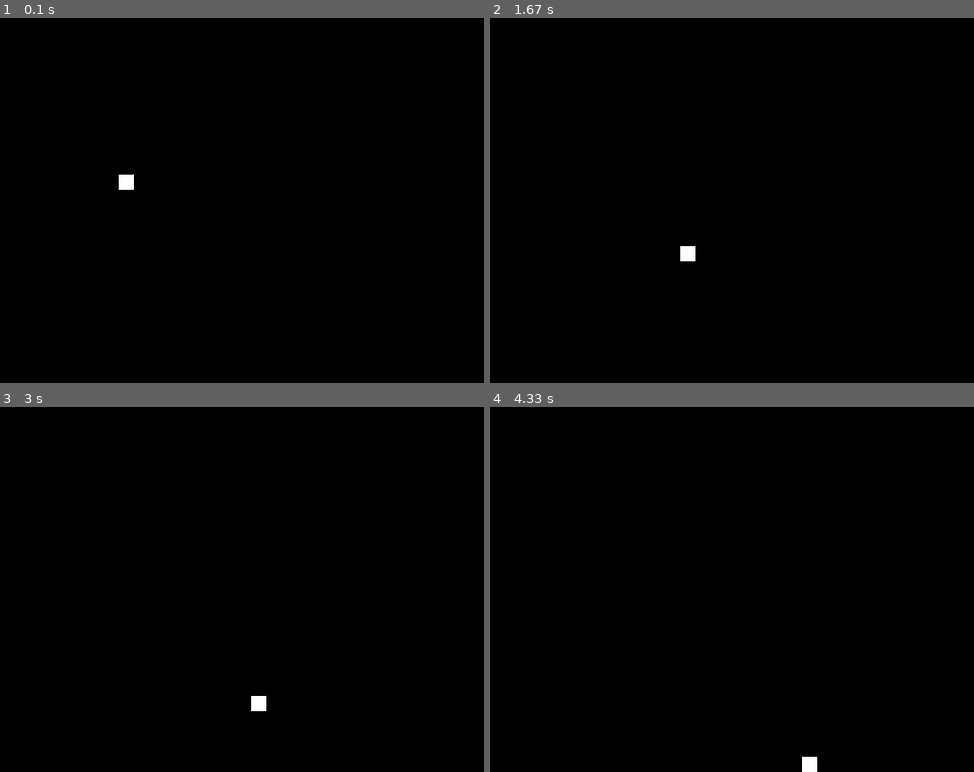
Above: before the commit, frames 1-4 (two rows, left to right).
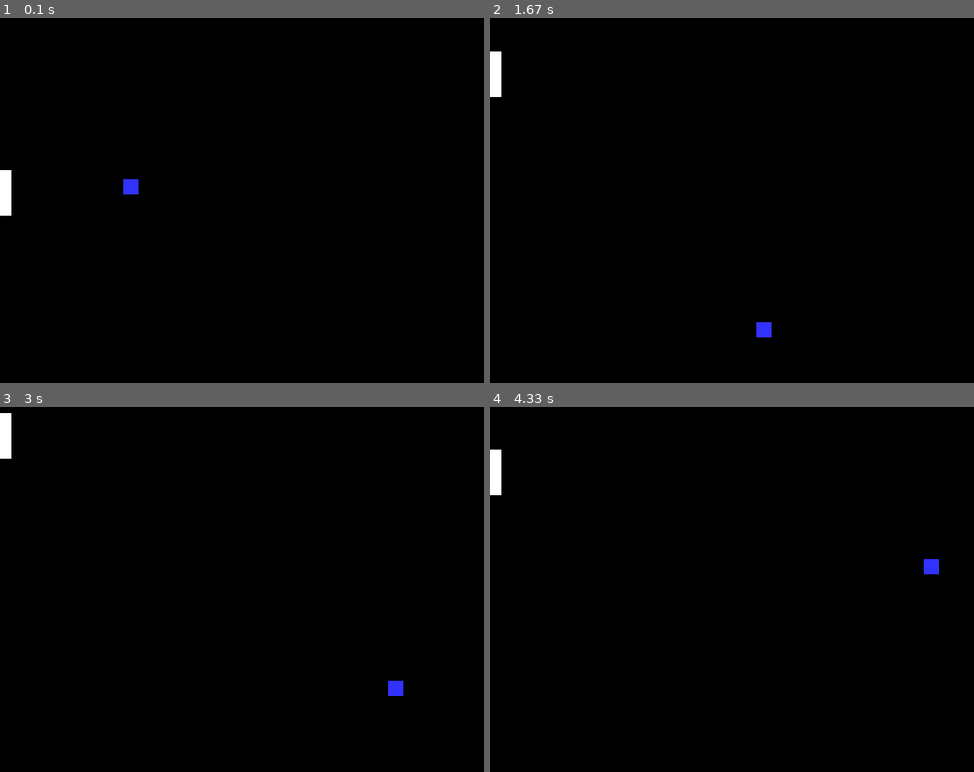
Above: after the commit, the same moments.

Repository: Lazar-Djukovic/Lazar-Djukovic-schoolwork
Game: pygame game, started from pygame/pong versions/pong_2.py
The game is run twice, just before and just after one commit, with the same random seed, the same clock (stepped at 60 frames per second) and the same inputs.
Inputs:
- Up to frame 1 (0.1 s): no input
- Up to frame 2 (1.67 s): hold Up 0.33-0.8 s; hold Down 0.83-1.13 s; hold Up 1.17-1.53 s; hold Down from 1.57 s (still down)
- Up to frame 3 (3 s): release Down at 1.93 s; hold Up 1.97-2.27 s; hold Down 2.3-2.6 s; hold Up from 2.63 s (still down)
- Up to frame 4 (4.33 s): release Up at 3 s; hold Down 3.03-3.4 s; hold Up 3.43-3.73 s; hold Down 3.77-4.07 s; hold Up from 4.1 s (still down)

The runs differ from the first frame. In frame 1, 0.5% of the frame differs, in the area x 0-29%, y 41-55%; in frame 2, 0.6%, in the area x 0-59%, y 9-88%; in frame 3, 0.6%; in frame 4, 0.6%.

Commit message:
Pong
Pong finished but i cannot get the text score to display, everything else works, collisions, as well as the ball reappears when it leaves the left hand side of the screen and moves in a random direction every time.

Diff:
--- a/pygame/pong_2.py
+++ b/pygame/pong versions/pong_2.py
@@ -17,10 +17,13 @@
 
 pygame.display.set_caption("My Window")
 # -- Exit game flag set to false
-x_direction = 1
-y_direction = 1
+x_direction = 2
+y_direction = 2
 x_val = 150
 y_val = 200
+
+xpad = 0
+ypad = 200
 
 ball_width = 20
 done = False
@@ -35,6 +38,22 @@
   if event.type == pygame.QUIT:
    done = True
 #End If
+
+ keys = pygame.key.get_pressed()
+  ## - the up key or down key has been pressed
+ if keys[pygame.K_UP]:
+  ypad = ypad - 6
+ if keys[pygame.K_DOWN]:
+  ypad = ypad + 6
+ if ypad > 420:
+     ypad = 420
+ if ypad < 0:
+     ypad = 0
+
+ # - write logic that happens on key press here
+#End If
+ #End If
+#Next event
 
  #Next event
  # -- Game logic goes after this comment
@@ -55,7 +74,8 @@
  screen.fill (BLACK)
  # -- Draw here
 
- pygame.draw.rect(screen, WHITE, (x_val,y_val,ball_width,ball_width))
+ pygame.draw.rect(screen, BLUE, (x_val,y_val,ball_width,ball_width))
+ pygame.draw.rect(screen, WHITE, (xpad,ypad,15,60))
 
  # -- flip display to reveal new position of objects
 
--- /dev/null
+++ b/pygame/pong versions/pong_3.py
@@ -0,0 +1,88 @@
+import pygame
+# -- Global Constants
+
+# -- Colours
+BLACK = (0,0,0)
+WHITE = (255,255,255)
+BLUE = (50,50,255)
+YELLOW = (255,255,0)
+# -- Initialise PyGame
+
+pygame.init()
+# -- Blank Screen
+
+size = (640,480)
+screen = pygame.display.set_mode(size)
+# -- Title of new window/screen
+
+pygame.display.set_caption("My Window")
+# -- Exit game flag set to false
+x_direction = 2
+y_direction = 2
+x_val = 150
+y_val = 200
+
+xpad = 0
+ypad = 200
+
+ball_width = 20
+done = False
+# -- Manages how fast screen refreshes
+clock = pygame.time.Clock()
+
+### -- Game Loop
+
+while not done:
+ # -- User input and controls
+ for event in pygame.event.get():
+  if event.type == pygame.QUIT:
+   done = True
+#End If
+
+ keys = pygame.key.get_pressed()
+  ## - the up key or down key has been pressed
+ if keys[pygame.K_UP]:
+  ypad = ypad - 6
+ if keys[pygame.K_DOWN]:
+  ypad = ypad + 6
+ if ypad > 420:
+     ypad = 420
+ if ypad < 0:
+     ypad = 0
+
+ # - write logic that happens on key press here
+#End If
+ #End If
+#Next event
+
+ #Next event
+ # -- Game logic goes after this comment
+ x_val = x_val + x_direction
+ y_val = y_val + y_direction
+
+ if y_val == 460:
+     y_direction = y_direction * -1
+ if y_val == 0:
+      y_direction = y_direction * -1
+ if x_val == 620:
+     x_direction = x_direction * -1
+ if x_val == 0:
+     x_direction = x_direction * -1
+
+ # -- Screen background is BLACK
+
+ screen.fill (BLACK)
+ # -- Draw here
+
+ pygame.draw.rect(screen, BLUE, (x_val,y_val,ball_width,ball_width))
+ pygame.draw.rect(screen, WHITE, (xpad,ypad,15,60))
+
+ # -- flip display to reveal new position of objects
+
+ pygame.display.flip()
+
+ # - The clock ticks over
+ clock.tick(60)
+
+#End While - End of game loop
+pygame.quit()
--- /dev/null
+++ b/pygame/pong versions/pong_4.py
@@ -0,0 +1,109 @@
+import pygame
+import random
+# -- Global Constants
+
+# -- Colours
+BLACK = (0,0,0)
+WHITE = (255,255,255)
+BLUE = (50,50,255)
+YELLOW = (255,255,0)
+# -- Initialise PyGame
+
+pygame.init()
+# -- Blank Screen
+
+size = (640,480)
+screen = pygame.display.set_mode(size)
+# -- Title of new window/screen
+
+pygame.display.set_caption("My Window")
+# -- Exit game flag set to false
+x_direction = 5
+y_direction = 5
+x_val = 150
+y_val = 200
+out = False
+speed = [5,-5]
+counter = 0
+
+xpad = 0
+ypad = 200
+pwid = 15
+plen = 60
+bwid = 20
+done = False
+# -- Manages how fast screen refreshes
+clock = pygame.time.Clock()
+
+### -- Game Loop
+
+while not done:
+ # -- User input and controls
+ for event in pygame.event.get():
+  if event.type == pygame.QUIT:
+   done = True
+#End If
+
+ keys = pygame.key.get_pressed()
+  ## - the up key or down key has been pressed
+ if keys[pygame.K_UP]:
+  ypad = ypad - 6
+ if keys[pygame.K_DOWN]:
+  ypad = ypad + 6
+ if ypad > 420:
+     ypad = 420
+ if ypad < 0:
+     ypad = 0
+
+ # - write logic that happens on key press here
+ #End If
+
+ rect1 = pygame.Rect(x_val,y_val,bwid,bwid)
+ rect2 = pygame.Rect(xpad,ypad,pwid,plen)
+ if rect1.colliderect(rect2):
+    x_direction = x_direction * -1
+ #End If
+ #Next event
+
+ #Next event
+ # -- Game logic goes after this comment
+ x_val = x_val + x_direction
+ y_val = y_val + y_direction
+
+ if y_val == 460:
+     y_direction = y_direction * -1
+ if y_val == 0:
+      y_direction = y_direction * -1
+ if x_val == 620:
+     x_direction = x_direction * -1
+ if x_val == 0:
+     out = True
+
+ if out == True:
+  x_direction = 0
+  y_direction = 0
+  x_val = 300
+  y_val = 220
+  counter = counter + 1
+
+ if counter >= 30:
+     x_direction = random.choice(speed)
+     y_direction = random.choice(speed)
+     out = False
+     counter = 0
+ # -- Screen background is BLACK
+ screen.fill (BLACK)
+ # -- Draw here
+
+ pygame.draw.rect(screen, BLUE, (x_val,y_val,bwid,bwid))
+ pygame.draw.rect(screen, WHITE, (xpad,ypad,pwid,plen))
+
+ # -- flip display to reveal new position of objects
+
+ pygame.display.flip()
+
+ # - The clock ticks over
+ clock.tick(60)
+
+#End While - End of game loop
+pygame.quit()
--- /dev/null
+++ b/pygame/pong versions/pong_final.py
@@ -0,0 +1,114 @@
+import pygame
+import random
+# -- Global Constants
+
+# -- Colours
+BLACK = (0,0,0)
+WHITE = (255,255,255)
+BLUE = (50,50,255)
+YELLOW = (255,255,0)
+# -- Initialise PyGame
+
+pygame.init()
+# -- Blank Screen
+size = (640,480)
+screen = pygame.display.set_mode(size)
+# -- Title of new window/screen
+pygame.display.set_caption("My Window")
+
+# -- Exit game flag set to false
+x_direction = 5
+y_direction = 5
+x_val = 150
+y_val = 200
+out = False
+speed = [5,-5]
+counter = 0
+life = 5
+xpad = 0
+ypad = 200
+pwid = 15
+plen = 60
+bwid = 20
+done = False
+# -- Manages how fast screen refreshes
+clock = pygame.time.Clock()
+
+font = pygame.font.SysFont(None, 15)
+text = font.render('life', True, WHITE, BLUE)
+textRect = (screen, BLACK, [55,500,10,5], 0)
+### -- Game Loop
+
+while not done:
+ # -- User input and controls
+ for event in pygame.event.get():
+  if event.type == pygame.QUIT:
+   done = True
+ screen.blit(text, textRect)
+#End If
+ keys = pygame.key.get_pressed()
+  ## - the up key or down key has been pressed
+ if keys[pygame.K_UP]:
+  ypad = ypad - 6
+ if keys[pygame.K_DOWN]:
+  ypad = ypad + 6
+ if ypad > 420:
+     ypad = 420
+ if ypad < 0:
+     ypad = 0
+
+ # - write logic that happens on key press here
+ #End If
+
+ rect1 = pygame.Rect(x_val,y_val,bwid,bwid)
+ rect2 = pygame.Rect(xpad,ypad,pwid,plen)
+ if rect1.colliderect(rect2):
+    x_direction = x_direction * -1
+ #End If
+ #Next event
+
+ #Next event
+ # -- Game logic goes after this comment
+ x_val = x_val + x_direction
+ y_val = y_val + y_direction
+
+ if y_val == 460:
+     y_direction = y_direction * -1
+ if y_val == 0:
+      y_direction = y_direction * -1
+ if x_val == 620:
+     x_direction = x_direction * -1
+ if x_val == 0:
+     out = True
+     life = life - 1
+ if out == True:
+  x_direction = 0
+  y_direction = 0
+  x_val = 300
+  y_val = 220
+  counter = counter + 1
+
+ if counter >= 30:
+     x_direction = random.choice(speed)
+     y_direction = random.choice(speed)
+     out = False
+     counter = 0
+
+ if life == 0:
+     done = True
+ # -- Screen background is BLACK
+ screen.fill (BLACK)
+ # -- Draw here
+
+ pygame.draw.rect(screen, BLUE, (x_val,y_val,bwid,bwid))
+ pygame.draw.rect(screen, WHITE, (xpad,ypad,pwid,plen))
+
+ # -- flip display to reveal new position of objects
+
+ pygame.display.flip()
+
+ # - The clock ticks over
+ clock.tick(60)
+
+#End While - End of game loop
+pygame.quit()
Renamed: pygame/pong_1.py -> pygame/pong versions/pong_1.py
